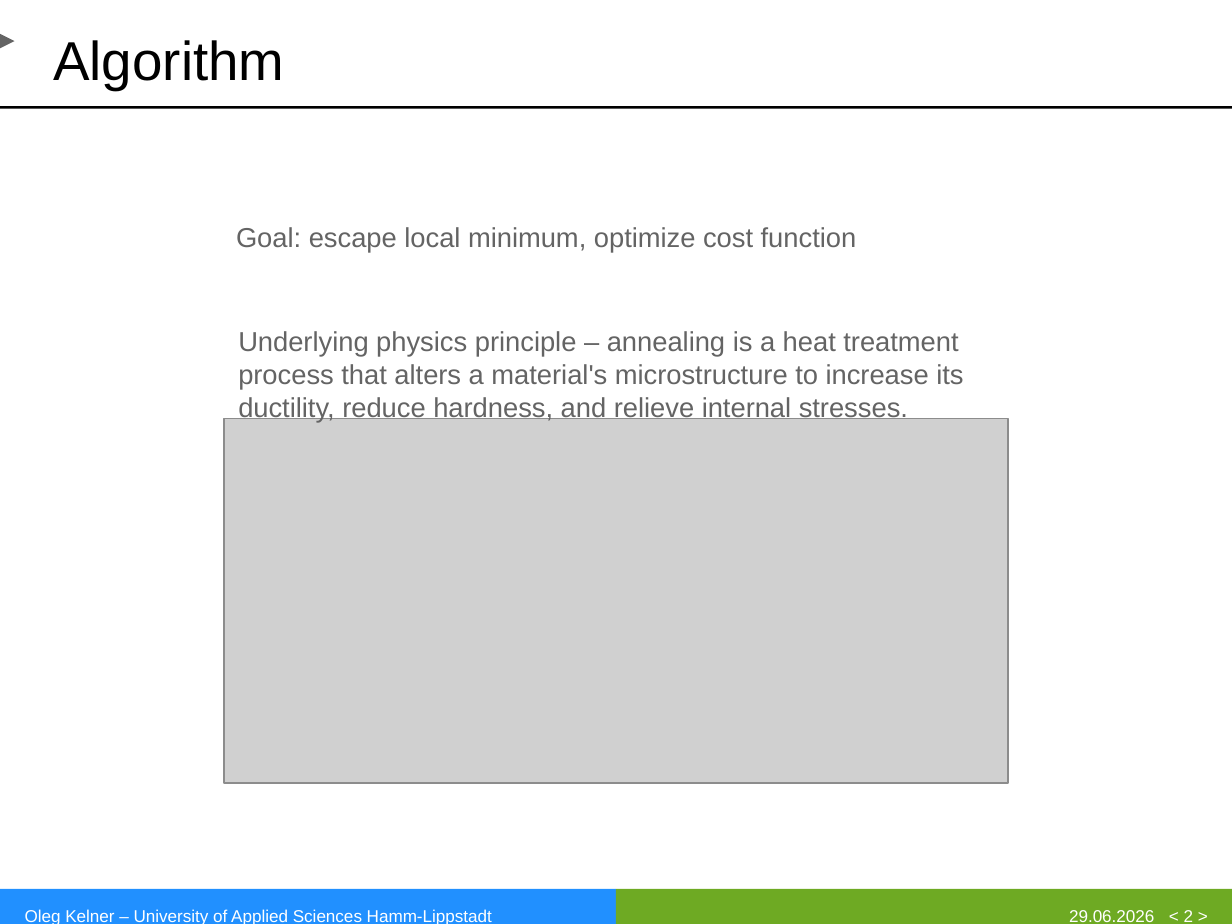
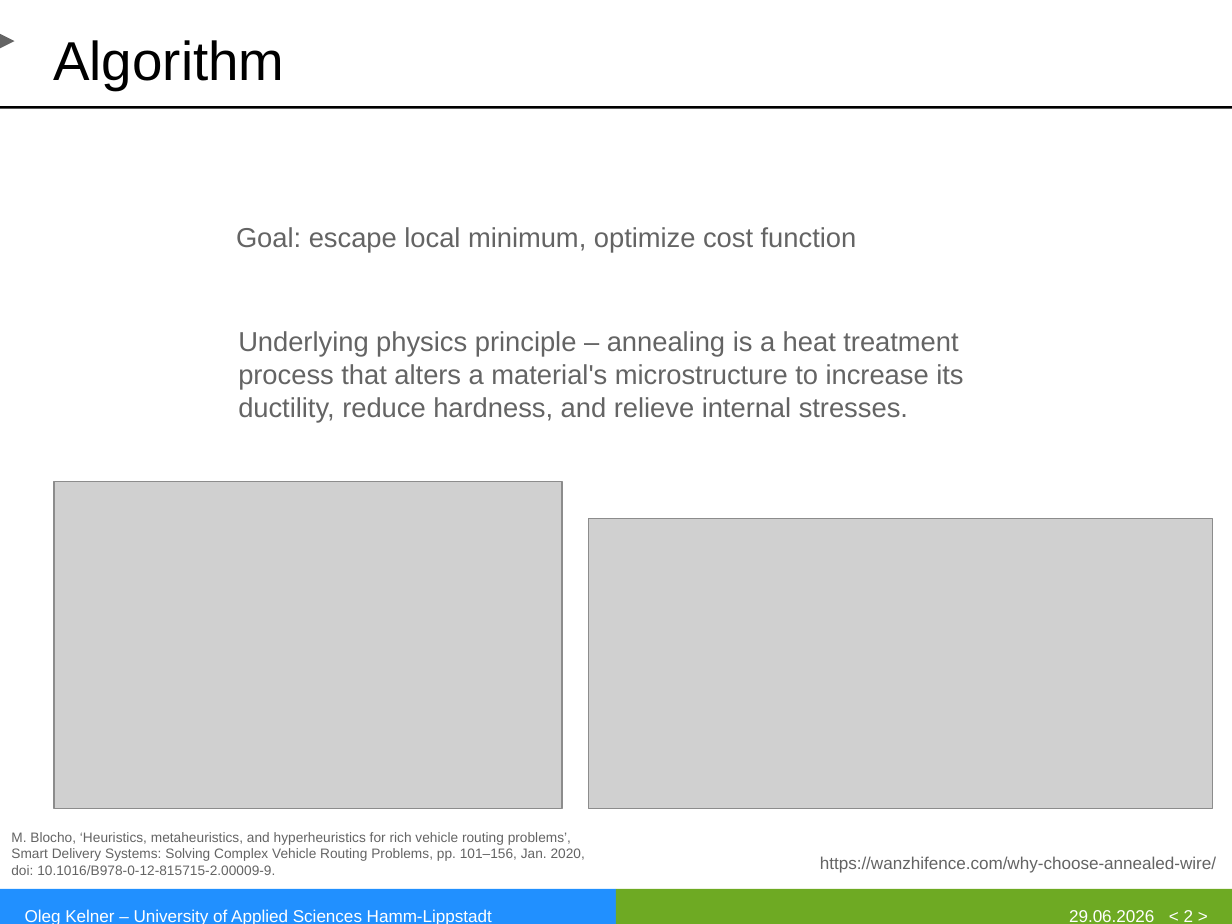
Before and after one commit to eggcitedraccoon/SS2026_RTS_HWSW_Papers, a slide deck: slide 2 of SAS_presentation/SAS_Presentation.pptx. Drawn at 1232x924 pixels with LibreOffice and Linux fonts; fonts in the diff are those of the drawing; grey boxes stand for pictures; background and template pictures are left out. Boxes give left, top, right and bottom in pixels: in the first picture for what was removed or moved away, otherwise in the second. Text is boxed around its words. In the diff, an @@ line names an element or a change of style, - is before the commit and + after.

```diff
--- a/SAS_presentation/SAS_Presentation.pptx
+++ b/SAS_presentation/SAS_Presentation.pptx
@@ picture added at [54, 482, 562, 808] @@
@@ picture: place and size @@
-picture at [224, 419, 1008, 784]
+picture at [589, 519, 1214, 809]
@@ text added at [11, 832, 585, 875], 8 pt, text #646464 @@
+M. Blocho, ‘Heuristics, metaheuristics, and hyperheuristics for rich vehicle routing problems’, Smart Delivery Systems: Solving Complex Vehicle Routing Problems, pp. 101–156, Jan. 2020, doi: 10.1016/B978-0-12-815715-2.00009-9.
@@ text added at [820, 856, 1216, 873], 10 pt, text #646464 @@
+https://wanzhifence.com/why-choose-annealed-wire/
```
